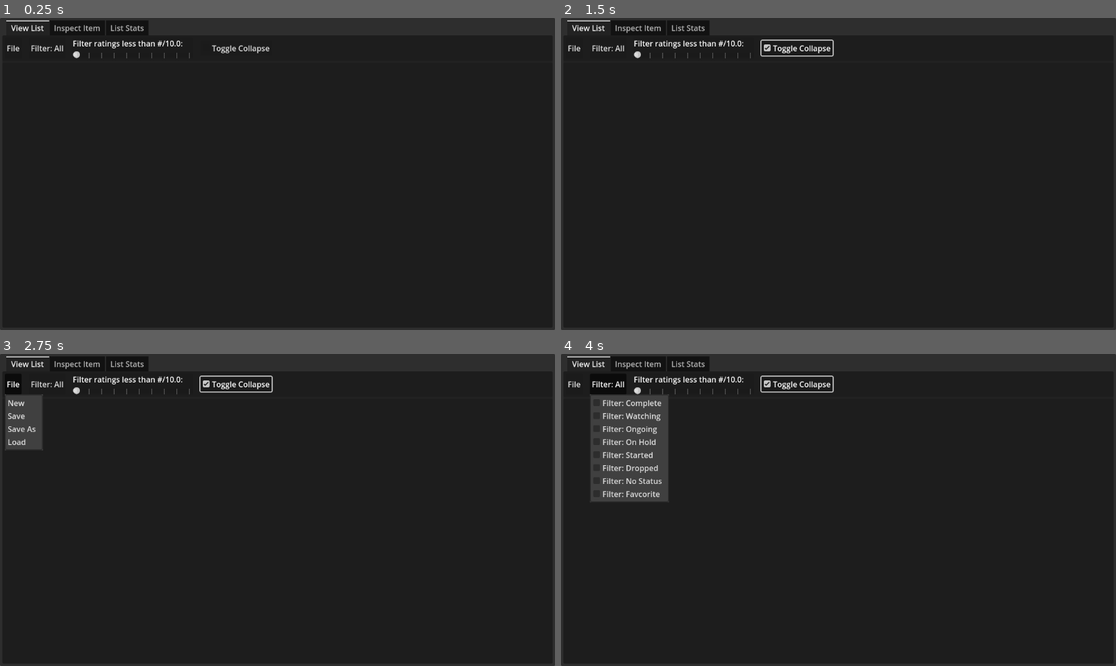
Above: before the commit, frames 1-4 (two rows, left to right).
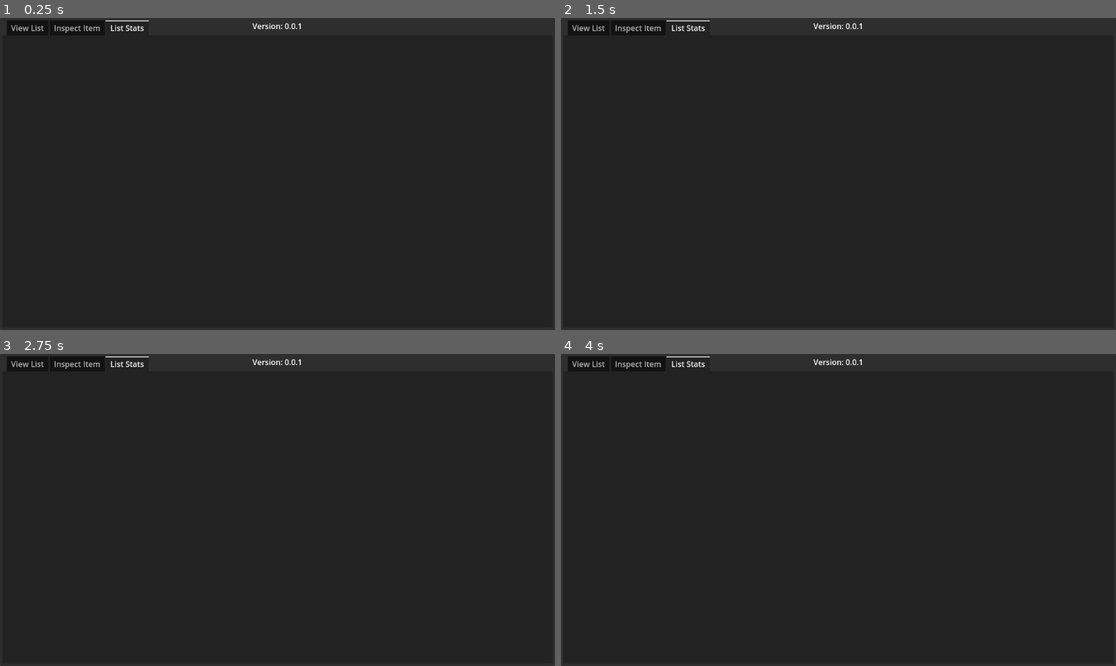
Above: after the commit, the same moments.

Repository: sredniW1234/Anime-Tracker-V2
Game: Godot game, scene res://Scenes/anime_list.tscn
Same seed, same stepped clock (60 frames per second), same inputs: the game is played once before the commit and once after it.
Inputs (mouse positions are in pixels of both pictures, inside the frame that each line leads up to):
- Up to frame 1 (0.25 s): no input
- Up to frame 2 (1.5 s): click (610, 49) at 0.5 s, where only the run before the commit has a clickable "Filter: All"; click (799, 49) at 1.25 s, where only the run before the commit has a clickable "Toggle Collapse"
- Up to frame 3 (2.75 s): click (11, 385) at 2 s, where only the run before the commit has a clickable "File"
- Up to frame 4 (4 s): click (572, 385) at 2.75 s, where only the run before the commit has a clickable "File"; click (610, 385) at 3.5 s, where only the run before the commit has a clickable "Filter: All"

The runs differ from the first frame. In frame 1, 0.7% of the frame differs, in the area x 1-55%, y 0-13%; in frame 2, 0.9%; in frame 3, 2.0%; in frame 4, 5.4%, in the area x 1-55%, y 0-48%.

Commit message:
UI update (Still WIP)

Diff:
--- a/Scenes/anime_list.tscn
+++ b/Scenes/anime_list.tscn
@@ -1,6 +1,7 @@
-[gd_scene load_steps=2 format=3 uid="uid://bphho5obqg0qf"]
+[gd_scene load_steps=3 format=3 uid="uid://bphho5obqg0qf"]
 
 [ext_resource type="Texture2D" uid="uid://oipshqps4kt7" path="res://Assets/icons/wallpaper.svg" id="1_ieqv7"]
+[ext_resource type="Texture2D" uid="uid://c1v86e1ekqy15" path="res://Concepts/View List Concept.png" id="2_03v5c"]
 
 [node name="Anime List" type="Control"]
 layout_mode = 3
@@ -25,11 +26,18 @@
 theme_override_constants/margin_right = 5
 theme_override_constants/margin_bottom = 5
 
+[node name="Label" type="Label" parent="PanelContainer/MarginContainer"]
+layout_mode = 2
+size_flags_horizontal = 4
+size_flags_vertical = 0
+text = "Version: 0.0.1"
+
 [node name="TabContainer" type="TabContainer" parent="PanelContainer/MarginContainer"]
 layout_mode = 2
-current_tab = 0
+current_tab = 2
 
 [node name="View List" type="TabBar" parent="PanelContainer/MarginContainer/TabContainer"]
+visible = false
 layout_mode = 2
 metadata/_tab_index = 0
 
@@ -69,64 +77,50 @@
 popup/item_3/text = "Load"
 popup/item_3/id = 3
 
-[node name="FilterMenuButton" type="MenuButton" parent="PanelContainer/MarginContainer/TabContainer/View List/VBoxContainer/MenuBar/MarginContainer/HBoxContainer"]
+[node name="AZSortCheckBox" type="CheckBox" parent="PanelContainer/MarginContainer/TabContainer/View List/VBoxContainer/MenuBar/MarginContainer/HBoxContainer"]
 layout_mode = 2
-text = "Filter: All"
+text = "Sort A-Z"
+
+[node name="SortRatingOptionButton" type="OptionButton" parent="PanelContainer/MarginContainer/TabContainer/View List/VBoxContainer/MenuBar/MarginContainer/HBoxContainer"]
+layout_mode = 2
+selected = 0
+item_count = 3
+popup/item_0/text = "Sort Rating: None"
+popup/item_1/text = "Sort Rating: High to Low"
+popup/item_1/id = 1
+popup/item_2/text = "Sort Rating: Low to High"
+popup/item_2/id = 2
+
+[node name="FilterStatusMenuButton" type="MenuButton" parent="PanelContainer/MarginContainer/TabContainer/View List/VBoxContainer/MenuBar/MarginContainer/HBoxContainer"]
+layout_mode = 2
+text = "Filter by Status"
 flat = false
-item_count = 8
-popup/item_0/text = "Filter: Complete"
+item_count = 7
+popup/item_0/text = "Complete"
 popup/item_0/checkable = 1
-popup/item_1/text = "Filter: Watching"
+popup/item_1/text = "Watching"
 popup/item_1/checkable = 1
 popup/item_1/id = 1
-popup/item_2/text = "Filter: Ongoing"
+popup/item_2/text = "On Hold"
 popup/item_2/checkable = 1
 popup/item_2/id = 2
-popup/item_3/text = "Filter: On Hold"
+popup/item_3/text = "Ongoing"
 popup/item_3/checkable = 1
 popup/item_3/id = 3
-popup/item_4/text = "Filter: Started"
+popup/item_4/text = "Dropped"
 popup/item_4/checkable = 1
 popup/item_4/id = 4
-popup/item_5/text = "Filter: Dropped"
+popup/item_5/text = "Planned"
 popup/item_5/checkable = 1
 popup/item_5/id = 5
-popup/item_6/text = "Filter: No Status"
+popup/item_6/text = "All"
 popup/item_6/checkable = 1
 popup/item_6/id = 6
-popup/item_7/text = "Filter: Favcorite"
-popup/item_7/checkable = 1
-popup/item_7/id = 7
 
-[node name="PanelContainer2" type="PanelContainer" parent="PanelContainer/MarginContainer/TabContainer/View List/VBoxContainer/MenuBar/MarginContainer/HBoxContainer"]
+[node name="FilterGenreMenuButton" type="MenuButton" parent="PanelContainer/MarginContainer/TabContainer/View List/VBoxContainer/MenuBar/MarginContainer/HBoxContainer"]
 layout_mode = 2
-
-[node name="VBoxContainer" type="VBoxContainer" parent="PanelContainer/MarginContainer/TabContainer/View List/VBoxContainer/MenuBar/MarginContainer/HBoxContainer/PanelContainer2"]
-layout_mode = 2
-
-[node name="Label" type="Label" parent="PanelContainer/MarginContainer/TabContainer/View List/VBoxContainer/MenuBar/MarginContainer/HBoxContainer/PanelContainer2/VBoxContainer"]
-layout_mode = 2
-text = "Filter ratings less than #/10.0:"
-
-[node name="HSlider" type="HSlider" parent="PanelContainer/MarginContainer/TabContainer/View List/VBoxContainer/MenuBar/MarginContainer/HBoxContainer/PanelContainer2/VBoxContainer"]
-clip_contents = true
-custom_minimum_size = Vector2(250, 15)
-layout_mode = 2
-size_flags_vertical = 4
-max_value = 10.0
-step = 0.5
-rounded = true
-tick_count = 10
-ticks_on_borders = true
-
-[node name="PanelContainer" type="PanelContainer" parent="PanelContainer/MarginContainer/TabContainer/View List/VBoxContainer/MenuBar/MarginContainer/HBoxContainer"]
-layout_mode = 2
-size_flags_horizontal = 4
-size_flags_vertical = 4
-
-[node name="CollapseCheckBox" type="CheckBox" parent="PanelContainer/MarginContainer/TabContainer/View List/VBoxContainer/MenuBar/MarginContainer/HBoxContainer/PanelContainer"]
-layout_mode = 2
-text = "Toggle Collapse"
+text = "Filter by Genre"
+flat = false
 
 [node name="Tree" type="Tree" parent="PanelContainer/MarginContainer/TabContainer/View List/VBoxContainer"]
 layout_mode = 2
@@ -185,6 +179,11 @@
 placeholder_text = "Name Goes Here"
 
 [node name="List Stats" type="TabBar" parent="PanelContainer/MarginContainer/TabContainer"]
-visible = false
 layout_mode = 2
 metadata/_tab_index = 2
+
+[node name="ViewListConcept" type="Sprite2D" parent="PanelContainer/MarginContainer"]
+visible = false
+position = Vector2(368, 285)
+scale = Vector2(0.453333, 0.453333)
+texture = ExtResource("2_03v5c")
